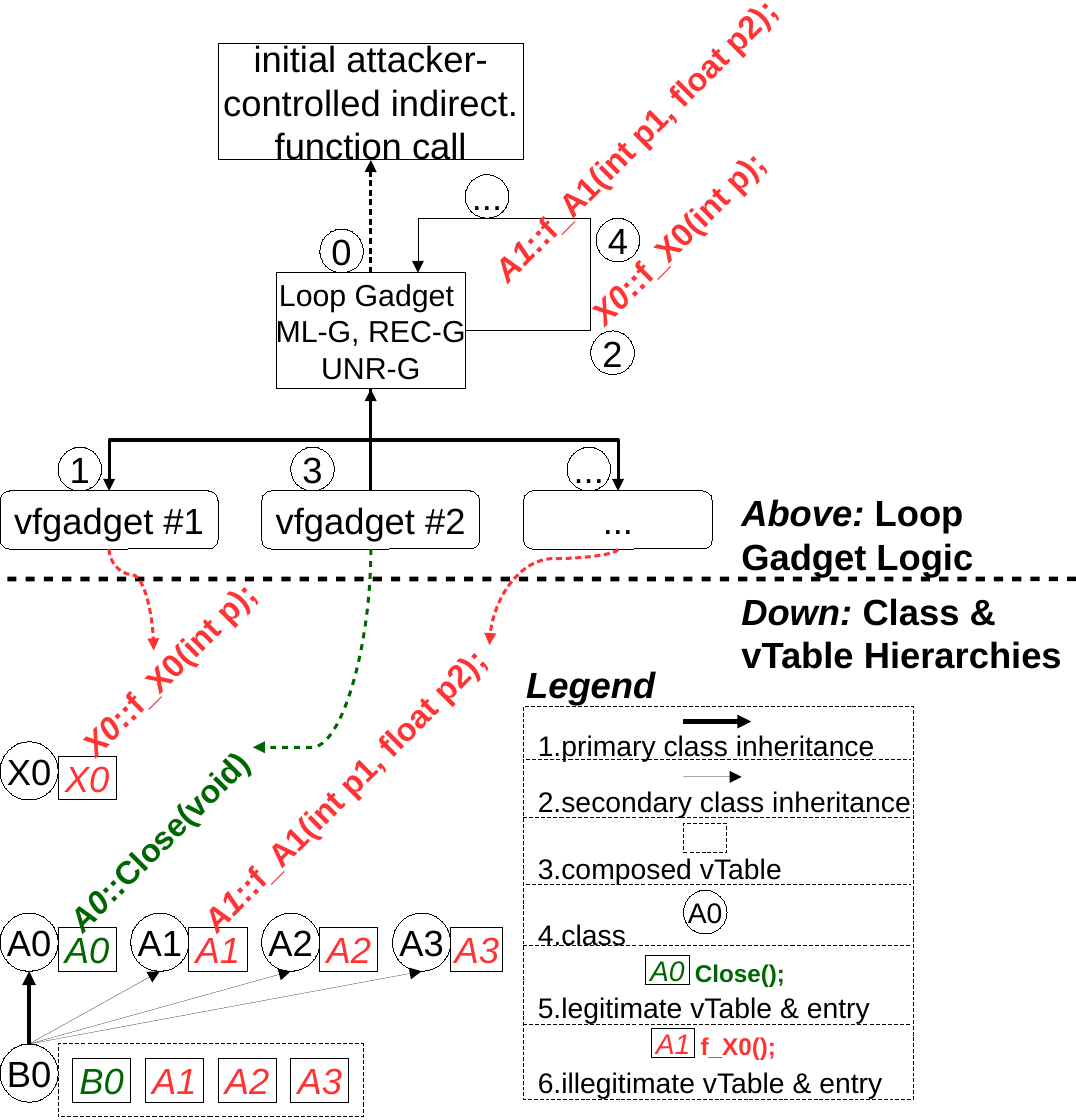
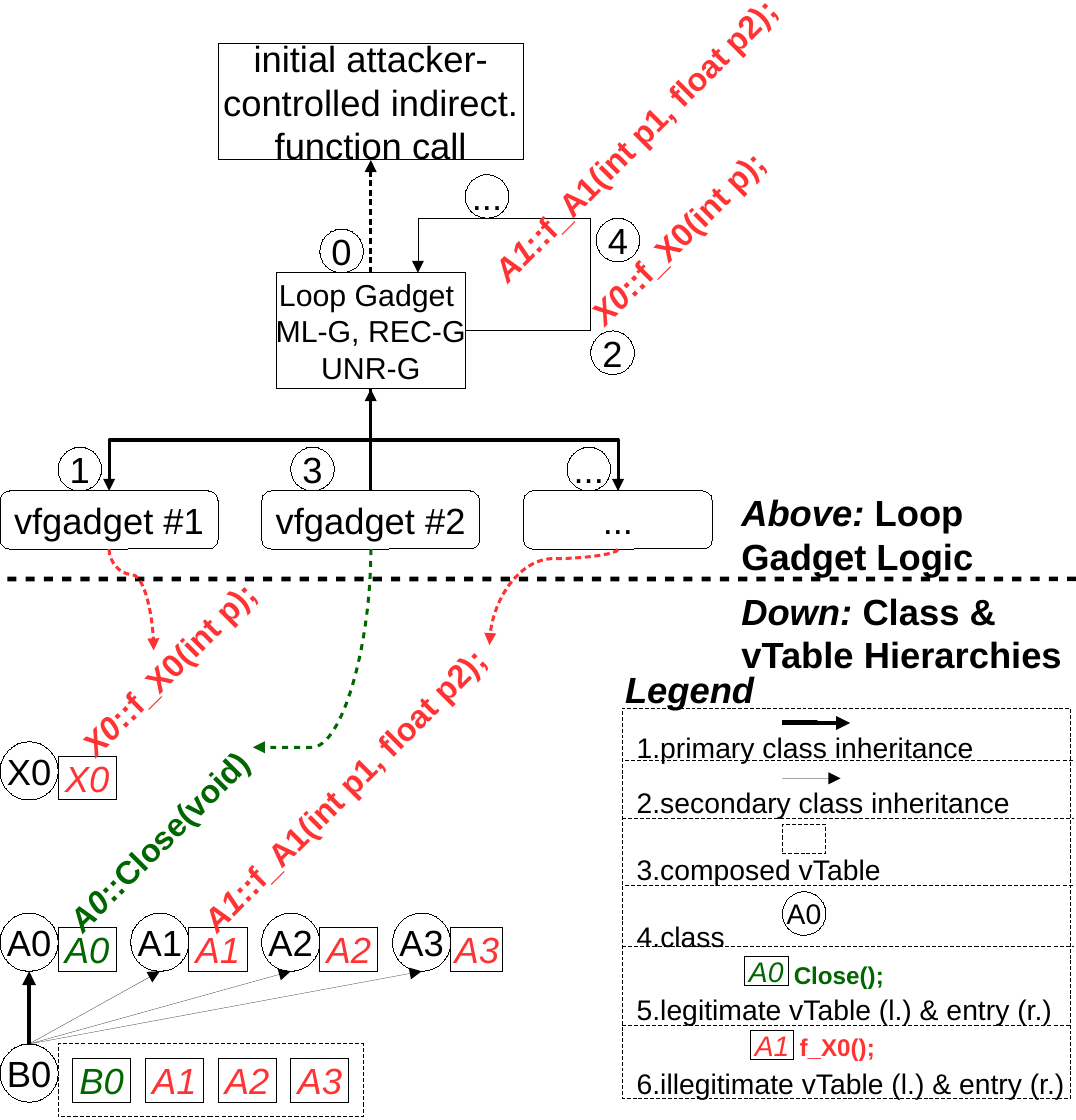
Before and after one commit to IntRepair/tauCFI, a slide deck: slide 1 of TypeShield Paper/CCS_Template/figures/loop.odp. Drawn at 1076x1120 pixels with LibreOffice and Linux fonts; fonts in the diff are those of the drawing. Boxes give left, top, right and bottom in pixels: in the first picture for what was removed or moved away, otherwise in the second. Text is boxed around its words. In the diff, an @@ line names an element or a change of style, - is before the commit and + after.

```diff
--- a/TypeShield Paper/CCS_Template/figures/loop.odp
+++ b/TypeShield Paper/CCS_Template/figures/loop.odp
@@ text "Legend": place and size @@
-text "Legend" at [526, 671, 655, 705]
+text "Legend" at [625, 676, 754, 711]
@@ rectangle: place and size @@
-rectangle at [523, 707, 913, 1099]
+rectangle at [622, 708, 1070, 1098]
@@ line moved from (526, 759) - (910, 759) to (625, 760) - (1073, 760) @@
@@ 6 texts, 3 rectangles, 1 ellipse, 1 elbow arrow, 1 arrow: place and size @@
-6 texts, 3 rectangles, 1 ellipse, 1 elbow arrow, 1 arrow at [538, 721, 910, 1060]
+6 texts, 3 rectangles, 1 ellipse, 1 elbow arrow, 1 arrow at [637, 723, 1009, 1061]
@@ line moved from (523, 817) - (910, 817) to (622, 819) - (1073, 819) @@
@@ line moved from (526, 884) - (910, 884) to (625, 886) - (1073, 886) @@
@@ line moved from (523, 945) - (910, 945) to (622, 947) - (1073, 947) @@
@@ text at [637, 999, 1052, 1026]: text changed @@
-5.legitimate vTable & entry
+5.legitimate vTable (l.) & entry (r.)
@@ line moved from (523, 1024) - (910, 1024) to (622, 1025) - (1070, 1025) @@
@@ text at [637, 1073, 1065, 1100]: text changed @@
-6.illegitimate vTable & entry
+6.illegitimate vTable (l.) & entry (r.)
```
Also in this commit, not shown: 2 other files.
